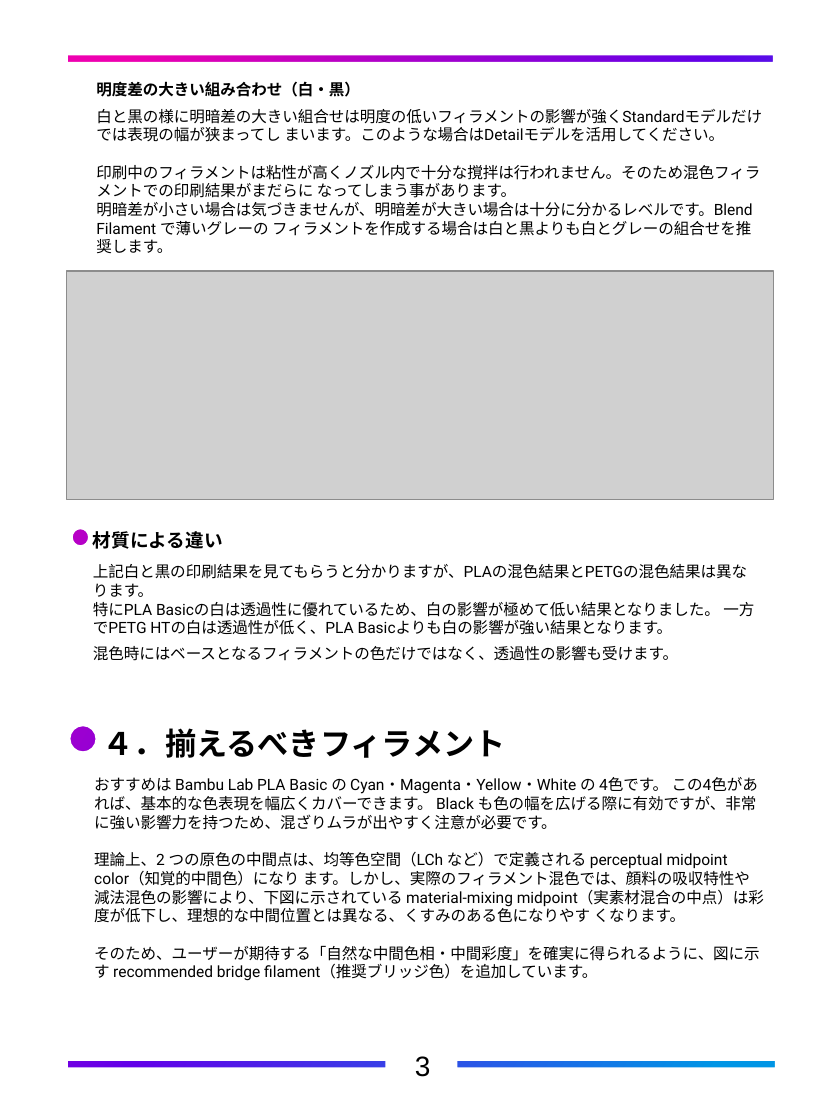
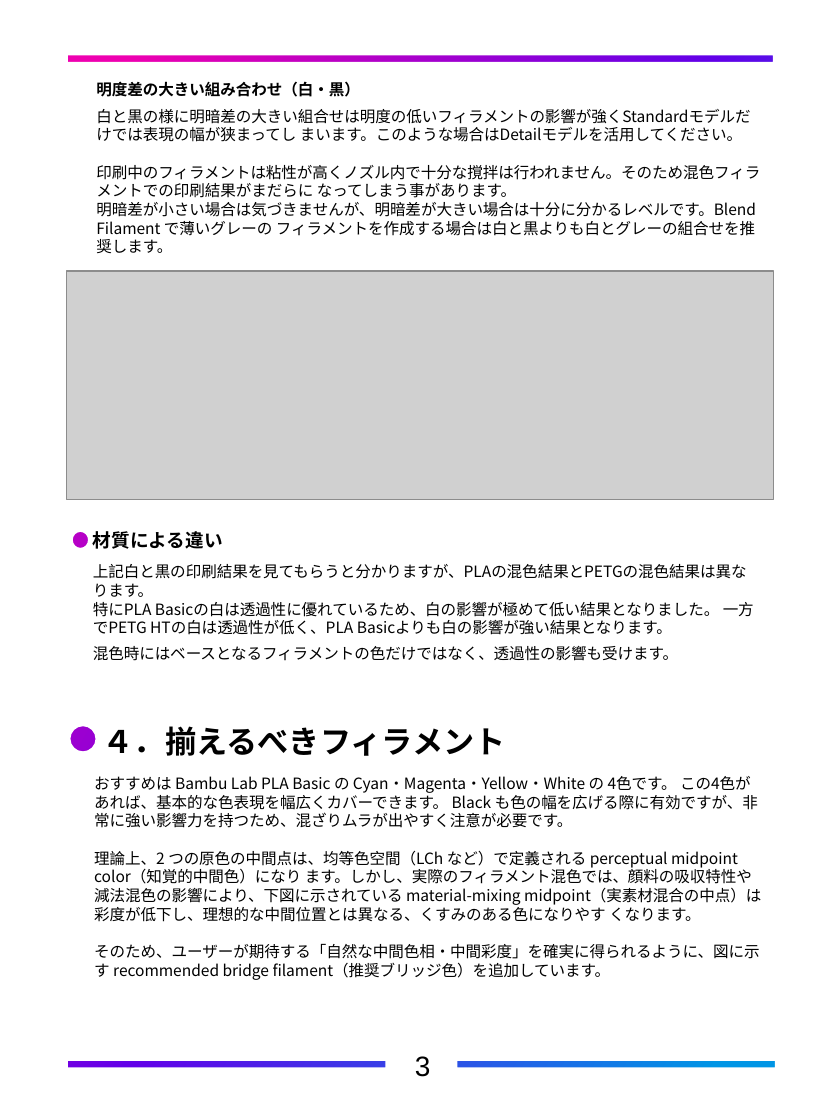
Before and after one commit to FlexChromaHQ/FlexChroma, a slide deck: slide 10 of Documents/Original/FlexChroma_Blend_Filament_JP.pptx. Drawn at 840x1120 pixels with LibreOffice and Linux fonts; fonts in the diff are those of the drawing; grey boxes stand for pictures. Boxes give left, top, right and bottom in pixels: in the first picture for what was removed or moved away, otherwise in the second. Text is boxed around its words. In the diff, an @@ line names an element or a change of style, - is before the commit and + after.

```diff
--- a/Documents/Original/FlexChroma_Blend_Filament_JP.pptx
+++ b/Documents/Original/FlexChroma_Blend_Filament_JP.pptx
@@ freeform shape at [2, 1, 840, 1120]: outline redrawn @@
@@ font Roboto to Noto Sans CJK JP in 4 elements at [96, 81, 760, 253], [93, 531, 754, 661], [94, 776, 761, 980], [103, 726, 506, 756] @@
```
Also in this commit, not shown: 11 other slides changed, 6 other files.
